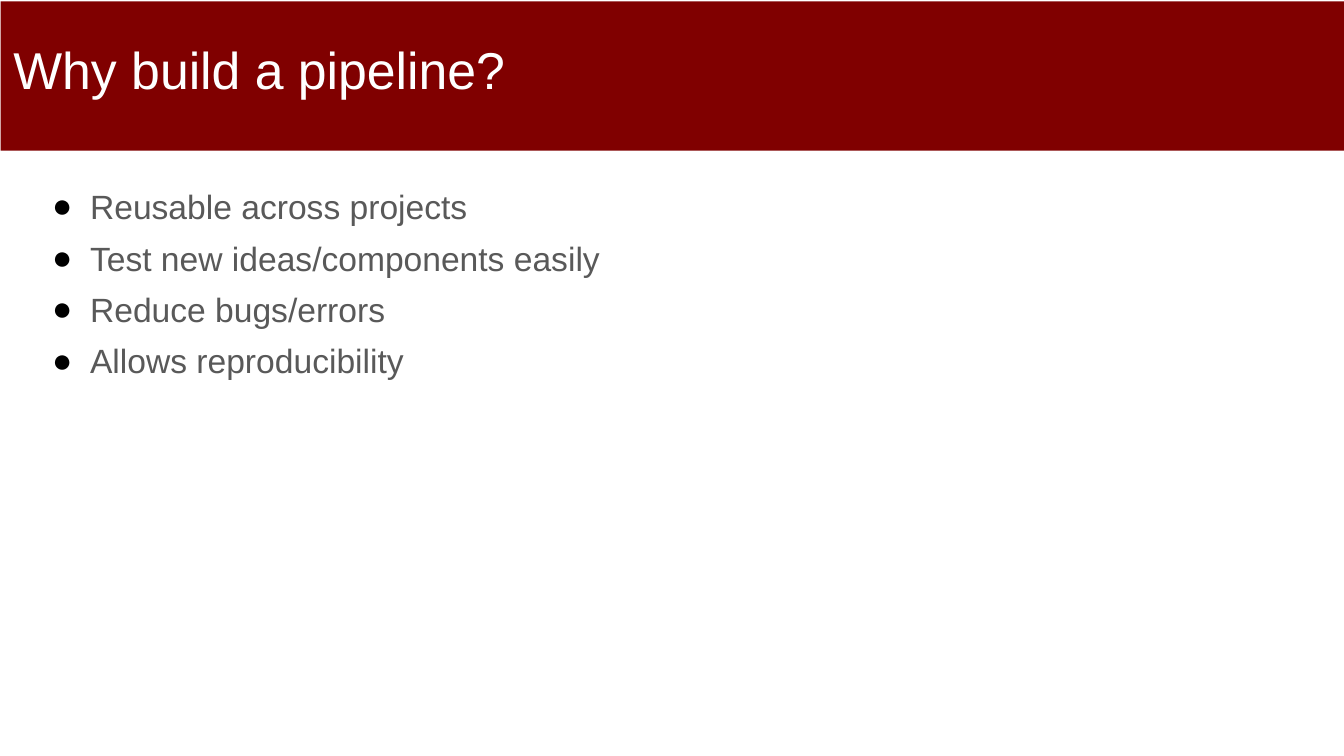
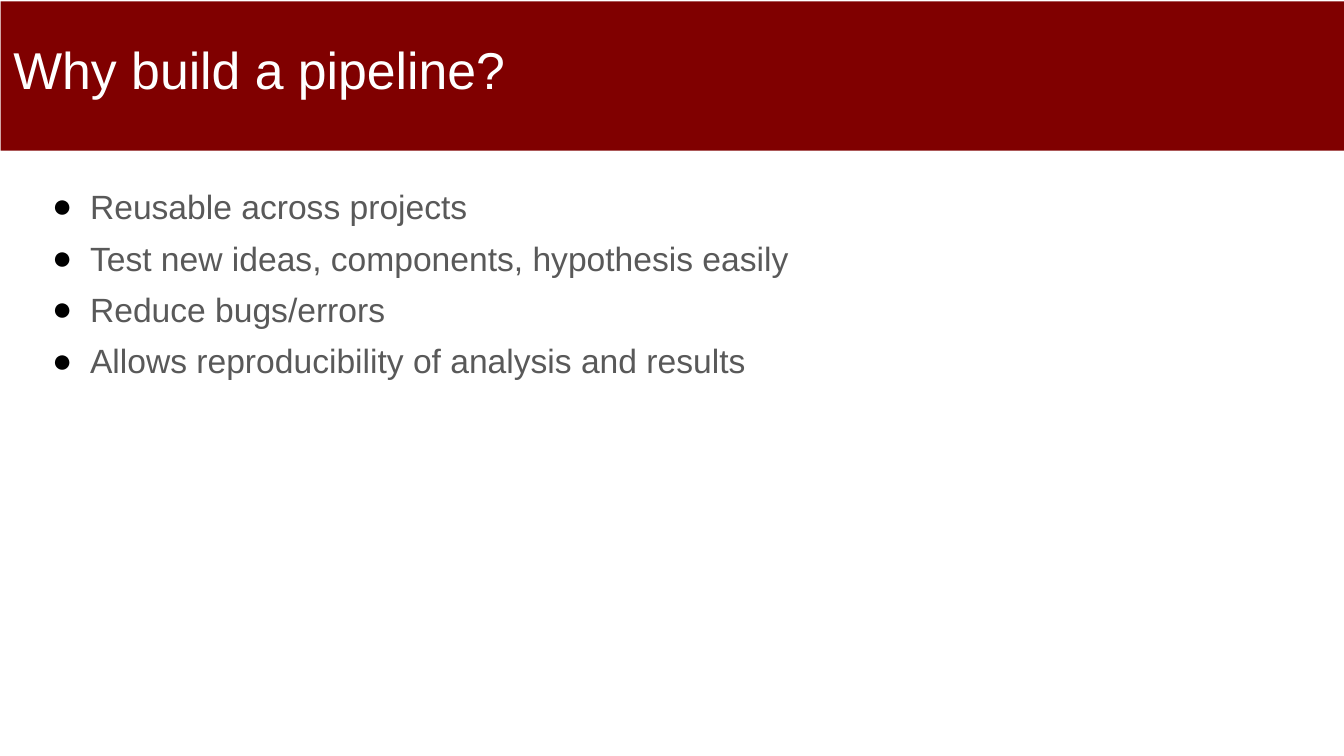
Before and after one commit to dssg/mlforpublicpolicylab, a slide deck: slide 5 of 04 - Machine Learning Pipelines/Machine-Learning-Pipelines.pptx. Drawn at 1344x756 pixels with LibreOffice and Linux fonts; fonts in the diff are those of the drawing. Boxes give left, top, right and bottom in pixels: in the first picture for what was removed or moved away, otherwise in the second. Text is boxed around its words. In the diff, an @@ line names an element or a change of style, - is before the commit and + after.

Commit message:
updated pipelines

```diff
--- a/04 - Machine Learning Pipelines/Machine-Learning-Pipelines.pptx
+++ b/04 - Machine Learning Pipelines/Machine-Learning-Pipelines.pptx
@@ text at box(90, 246, 788, 278): text changed @@
-● Test new ideas/components easily
+● Test new ideas, components, hypothesis easily
@@ text at box(90, 348, 745, 380): text changed @@
-● Allows reproducibility
+● Allows reproducibility of analysis and results
```
Also in this commit, not shown: 2 other slides changed, 1 slide added, 1 slide removed.
